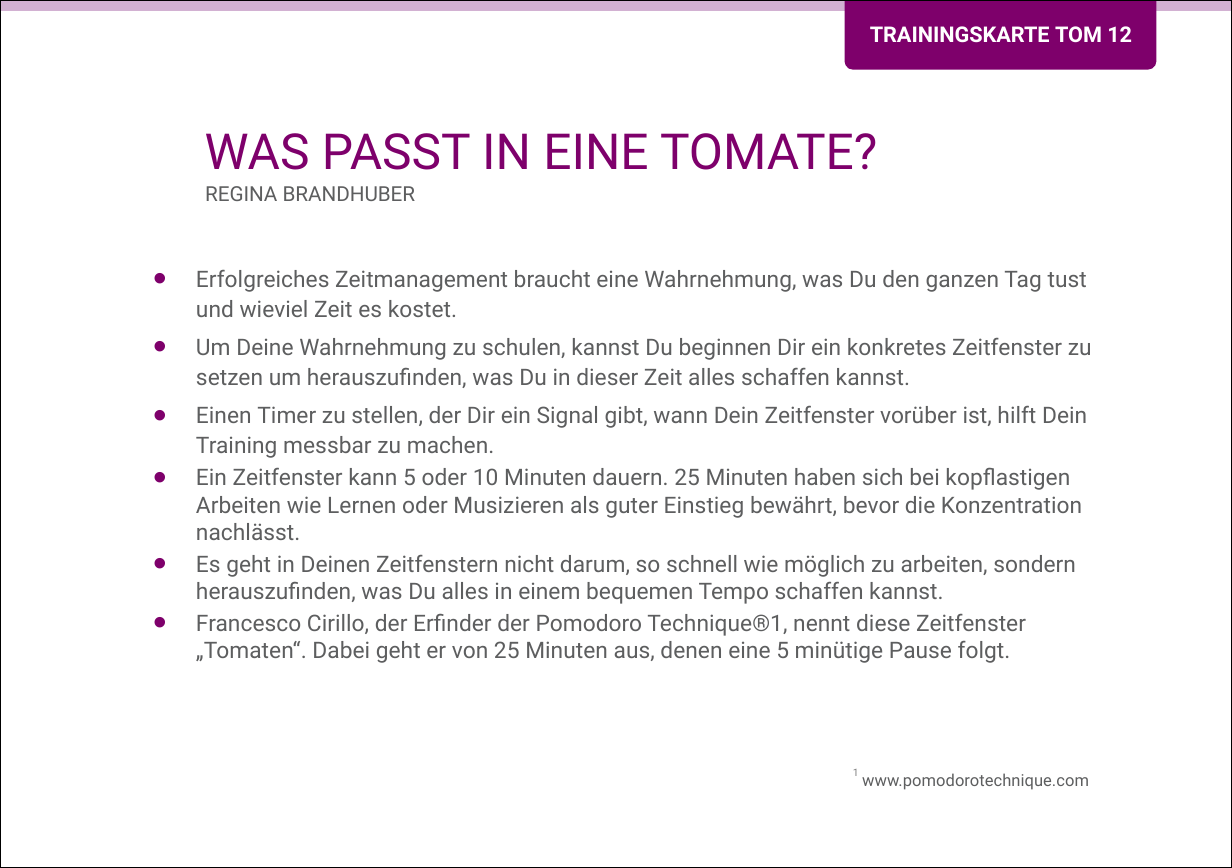
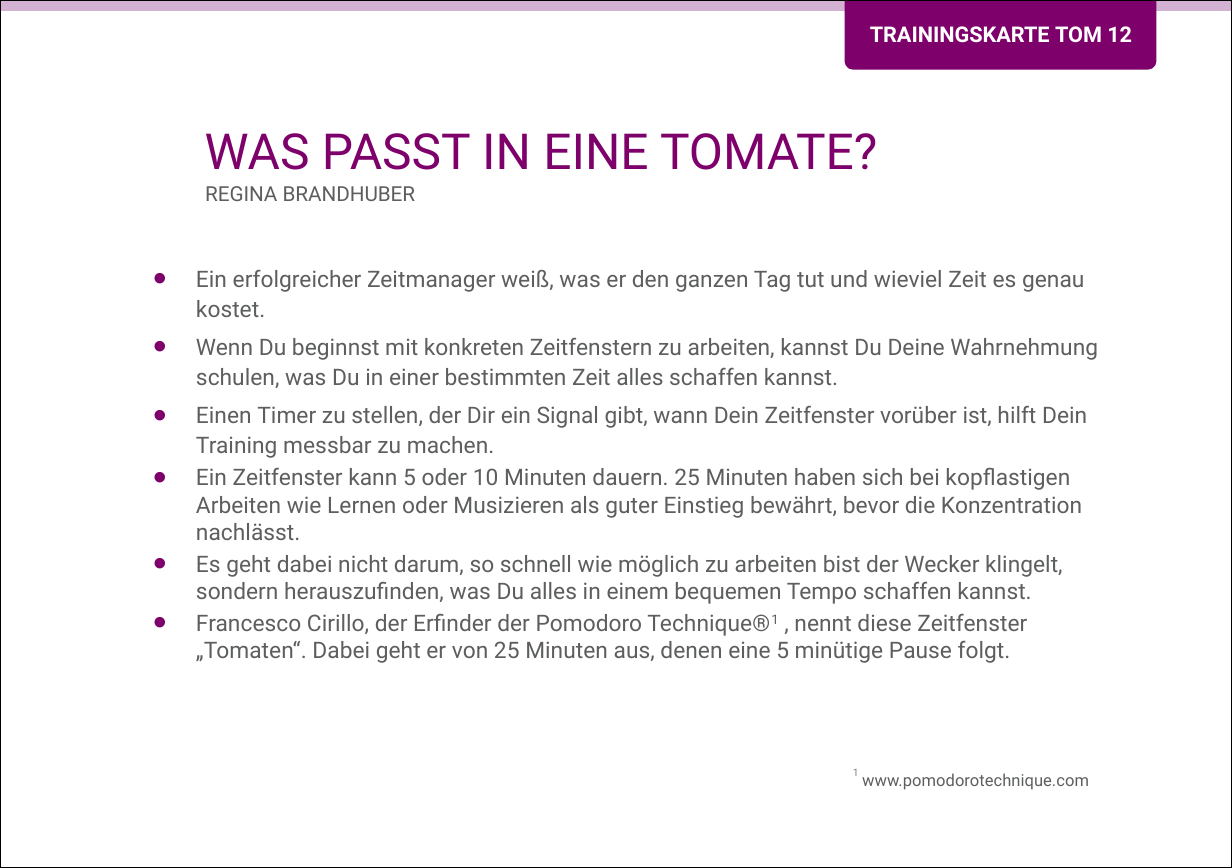
Before and after one commit to Teamtool/training-materials, a slide deck: slide 1 of training-cards/music moves/Tomatoes (TOM)/ger/apprentice/ger_TOM_12_Was_passt_in_eine_Tomate_MM_A.pptx. Drawn at 1232x868 pixels with LibreOffice and Linux fonts; fonts in the diff are those of the drawing; background and template pictures are left out. Boxes give left, top, right and bottom in pixels: in the first picture for what was removed or moved away, otherwise in the second. Text is boxed around its words. In the diff, an @@ line names an element or a change of style, - is before the commit and + after.

```diff
--- a/training-cards/music moves/Tomatoes (TOM)/ger/apprentice/ger_TOM_12_Was_passt_in_eine_Tomate_MM_A.pptx
+++ b/training-cards/music moves/Tomatoes (TOM)/ger/apprentice/ger_TOM_12_Was_passt_in_eine_Tomate_MM_A.pptx
@@ text at [196, 270, 1098, 388]: text changed @@
-• Erfolgreiches Zeitmanagement braucht eine Wahrnehmung, was Du den ganzen Tag tust und wieviel Zeit es kostet.
-• Um Deine Wahrnehmung zu schulen, kannst Du beginnen Dir ein konkretes Zeitfenster zu setzen um herauszufinden, was Du in dieser Zeit alles schaffen kannst.
+• Ein erfolgreicher Zeitmanager weiß, was er den ganzen Tag tut und wieviel Zeit es genau kostet.
+• Wenn Du beginnst mit konkreten Zeitfenstern zu arbeiten, kannst Du Deine Wahrnehmung schulen, was Du in einer bestimmten Zeit alles schaffen kannst.
@@ text at [196, 555, 1063, 663]: text changed @@
-• Es geht in Deinen Zeitfenstern nicht darum, so schnell wie möglich zu arbeiten, sondern herauszufinden, was Du alles in einem bequemen Tempo schaffen kannst.
-• Francesco Cirillo, der Erfinder der Pomodoro Technique®1, nennt diese Zeitfenster „Tomaten“. Dabei geht er von 25 Minuten aus, denen eine 5 minütige Pause folgt.
+• Es geht dabei nicht darum, so schnell wie möglich zu arbeiten bist der Wecker klingelt, sondern herauszufinden, was Du alles in einem bequemen Tempo schaffen kannst.
+• Francesco Cirillo, der Erfinder der Pomodoro Technique®1 , nennt diese Zeitfenster „Tomaten“. Dabei geht er von 25 Minuten aus, denen eine 5 minütige Pause folgt.
```
Also in this commit, not shown: 4 other files.
